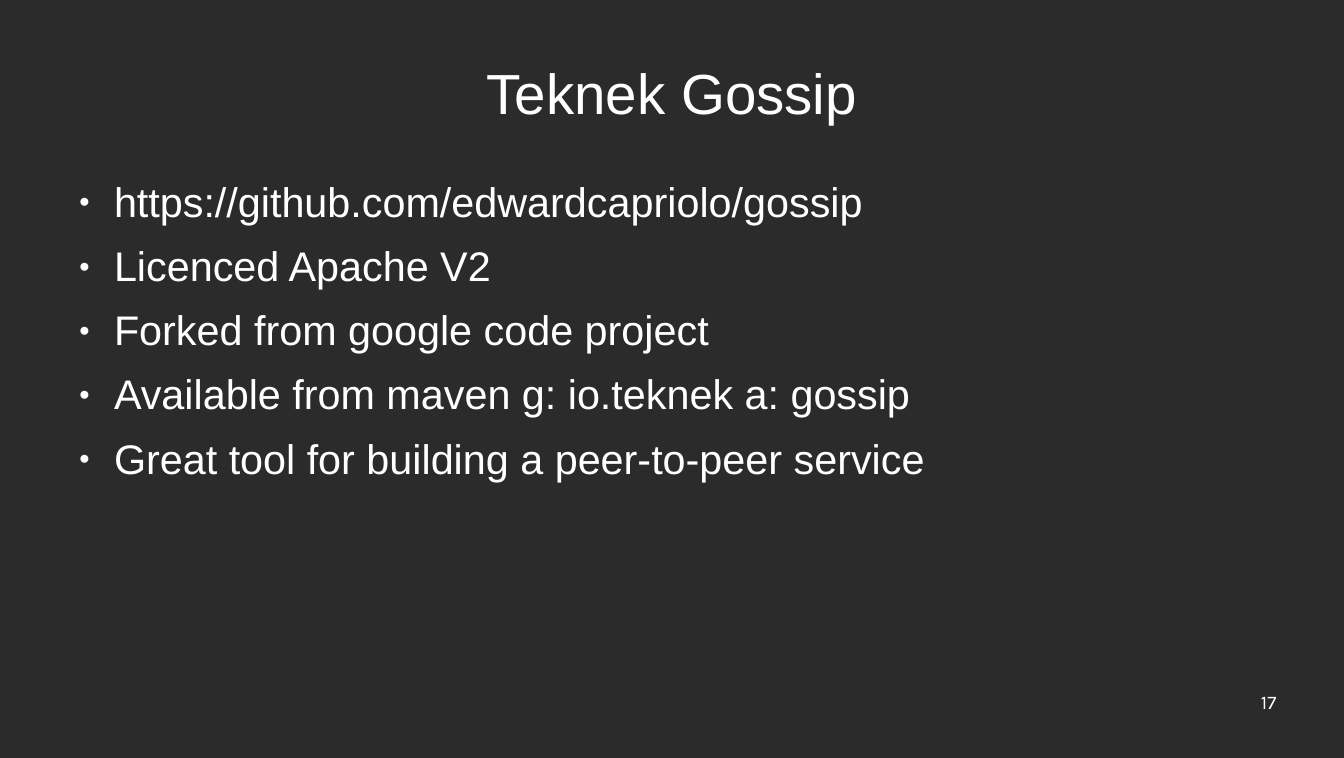
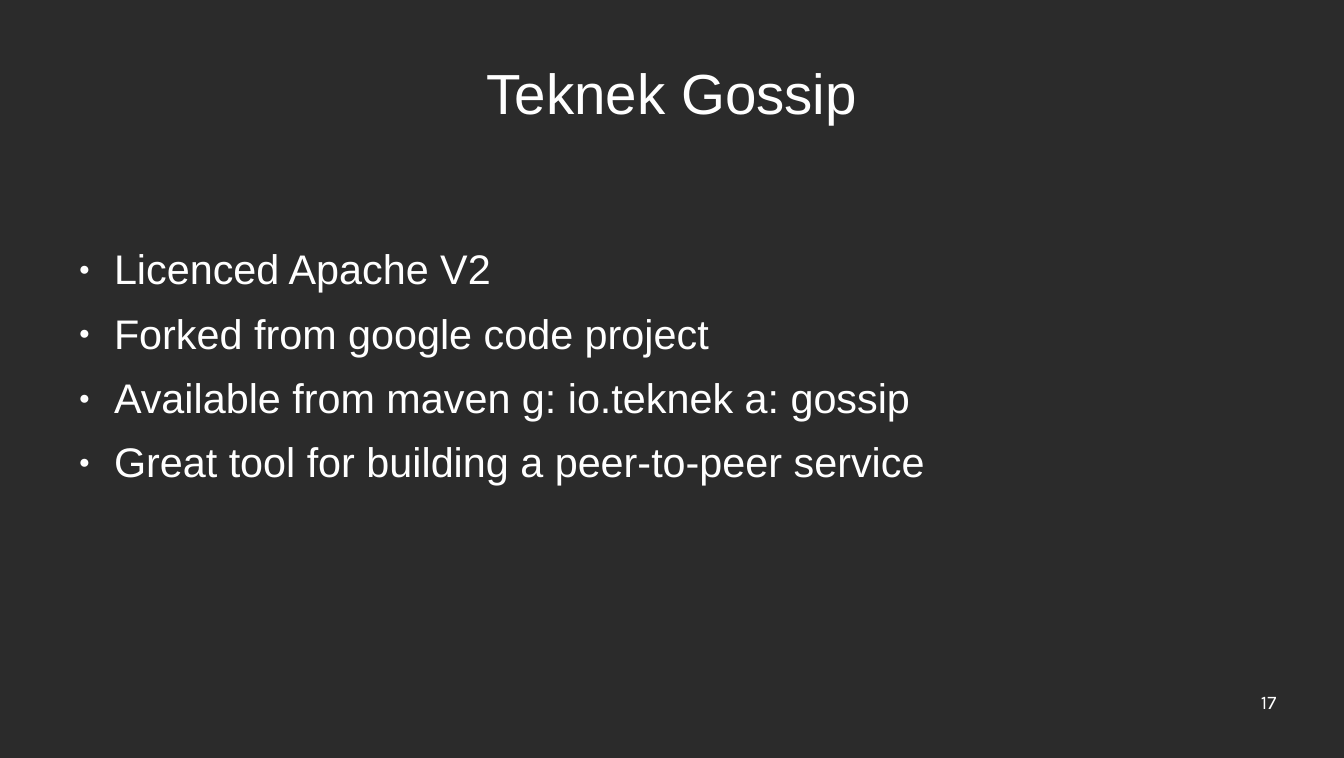
Before and after one commit to edwardcapriolo/nibiru, a slide deck: slide 17 of hexagons.ppt. Drawn at 1344x758 pixels with LibreOffice and Linux fonts; fonts in the diff are those of the drawing; background and template pictures are left out; a plain dark background stands for a picture behind light text. Boxes give left, top, right and bottom in pixels: in the first picture for what was removed or moved away, otherwise in the second. Text is boxed around its words. In the diff, an @@ line names an element or a change of style, - is before the commit and + after.

```diff
--- a/hexagons.ppt
+++ b/hexagons.ppt
@@ text at [114, 187, 863, 225]: paragraph removed @@
-● https://github.com/edwardcapriolo/gossip
```
